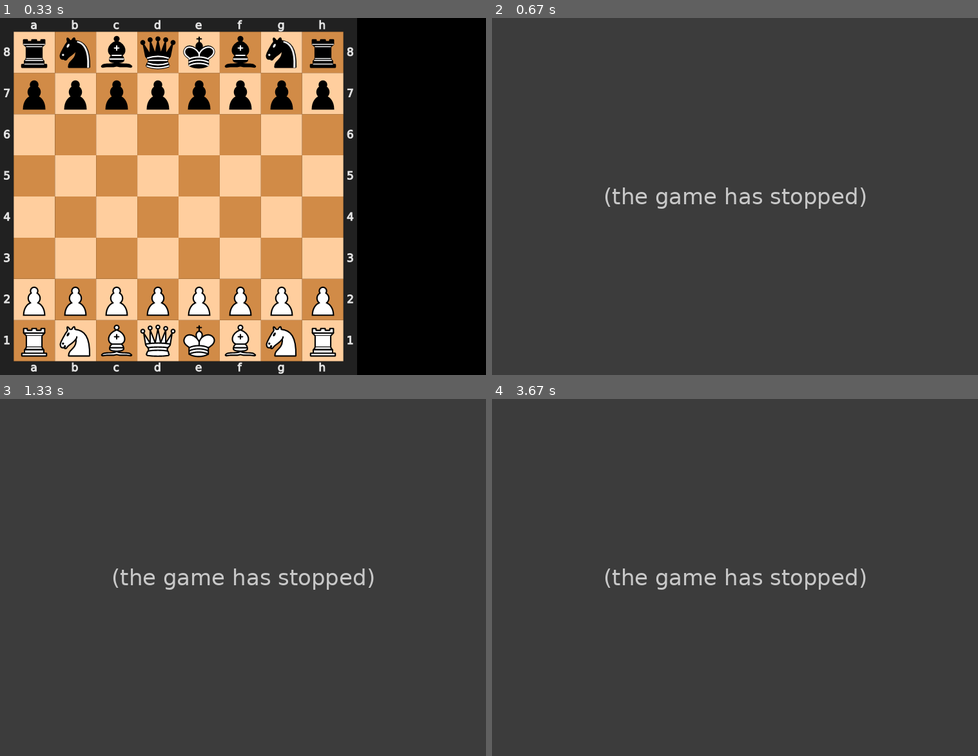
Above: before the commit, frames 1-4 (two rows, left to right).
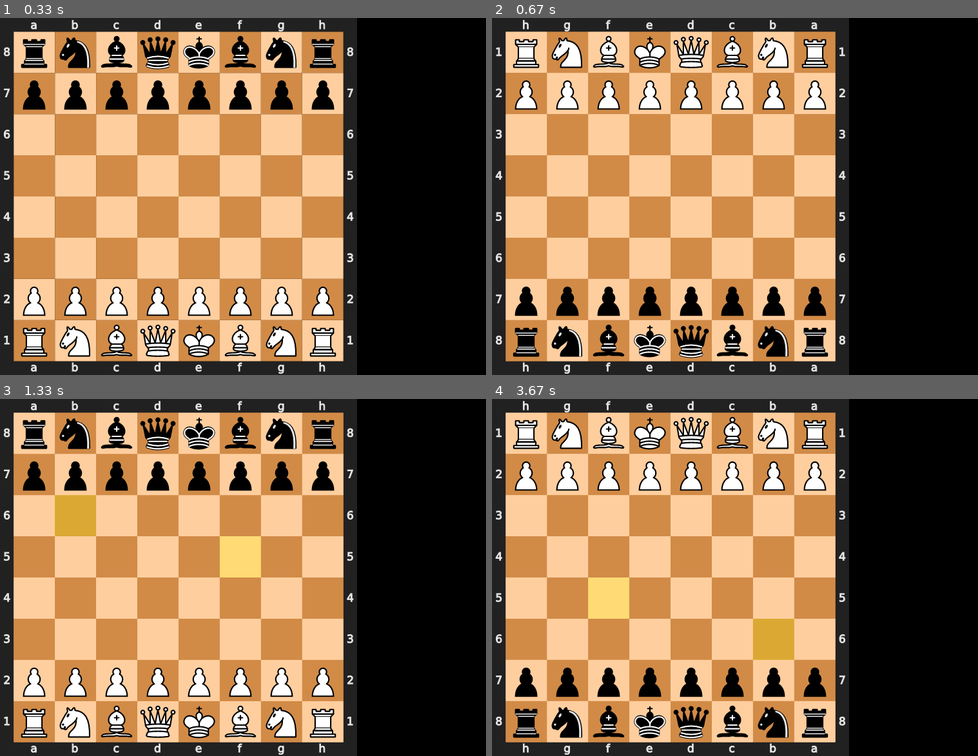
Above: after the commit, the same moments.

Repository: matthias-ae/pygame-chess
Game: pygame game, started from game.py
Same seed, same stepped clock (60 frames per second), same inputs: the game is played once before the commit and once after it.
Inputs (mouse positions are in pixels of both pictures, inside the frame that each line leads up to):
- Up to frame 1 (0.33 s): no input
- Up to frame 2 (0.67 s): hold Backspace from 0.33 s (still down); hold Up from 0.33 s (still down)
- Up to frame 3 (1.33 s): release Backspace at 0.8 s; release Up at 0.8 s; press the mouse at (126, 581) at 0.92 s; move the mouse to (208, 620) at 1.02 s; release the mouse at (291, 656) at 1.15 s; hold Up from 1.32 s (still down)
- Up to frame 4 (3.67 s): release Up at 1.87 s; hold Down from 3.38 s (still down)

Frame 1 is identical in both runs. In frame 2, 100% of the frame differs, in the area x 0-100%, y 0-100%; in frame 3, 100%; in frame 4, 100%.
Error before the commit: IndexError: pop from empty list (game.py line 170); the game stopped at 0.33 s (later frames are placeholders)

Commit message:
Fixed undo beyond first move and selecting square A1

Diff:
--- a/game.py
+++ b/game.py
@@ -103,6 +103,7 @@
 			# if this UCI line has enough usefull information for us
 			if 'score' in info and 'multipv' in info and len(info['pv']) >= 2:
 				info['move'] = info['pv'][0]
+				print(info['score'], info['move'], info['depth'], end='\r')
 				if not info['multipv'] in self.results or info['depth'] >= self.results[info['multipv']]['depth']:
 					del info['pv']
 					self.results[info['multipv']] = info
@@ -166,10 +167,13 @@
 		break
 	elif event.type == pygame.KEYDOWN:
 		if event.key == pygame.K_BACKSPACE:
-			board.highlight([])
-			board.pop()
-			board.draw(screen)
-			pygame.display.flip()
+			try:
+				board.highlight([])
+				board.pop()
+				board.draw(screen)
+				pygame.display.flip()
+			except IndexError:
+				print('Already at beginning of game')
 			analysis = restart_analysis(analysis)
 		elif event.key in [pygame.K_RETURN, pygame.K_SPACE]:
 			print(event, type(event.key), event.key)
@@ -187,14 +191,14 @@
 			pygame.display.flip()
 		else:
 			print('unknown key', event.key, event.unicode if hasattr(event, 'unicode') else '')
-	elif event.type == pygame.MOUSEBUTTONDOWN and not from_square:
+	elif event.type == pygame.MOUSEBUTTONDOWN and from_square is None:
 		from_square = board.select(event.pos)
 		board.highlight([from_square])
 		board.draw(screen)
 		pygame.display.flip()
-	elif event.type == pygame.MOUSEBUTTONUP and from_square: # to-square => make move
+	elif event.type == pygame.MOUSEBUTTONUP and from_square is not None: # to-square => make move
 		to_square = board.select(event.pos)
-		if to_square and to_square != from_square:
+		if to_square is not None and to_square != from_square:
 			move = chess.Move(from_square, to_square)
 			print(move)
 			if make_move(move):
